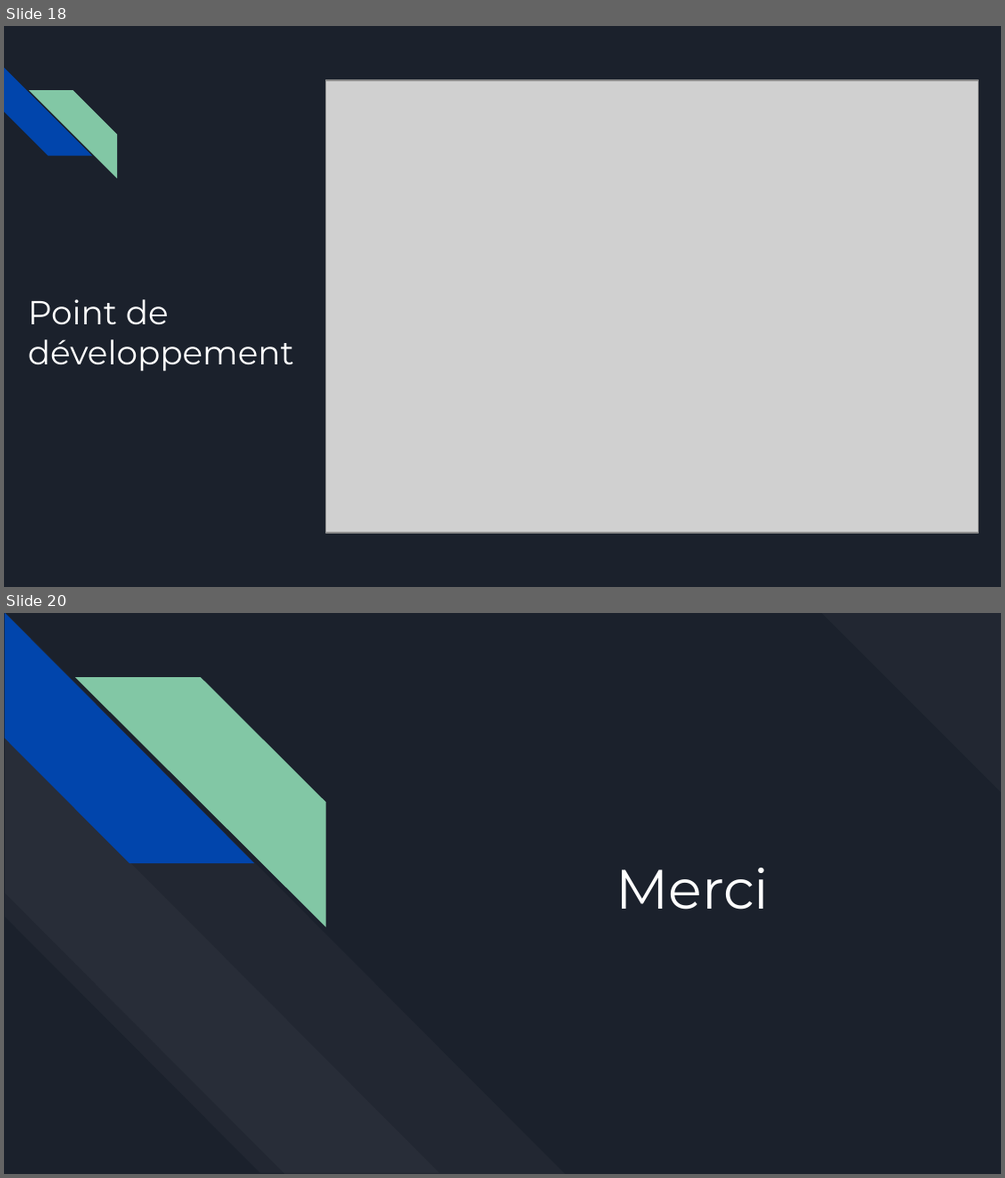
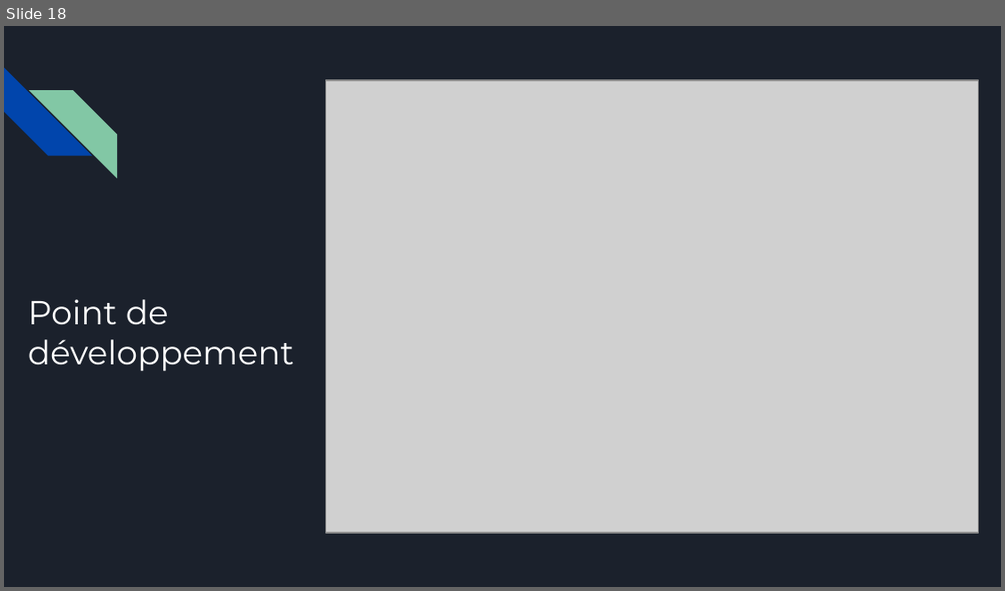
Before and after one commit to cyrilmarceau/Bigscreen, a slide deck: Présentation oral.pptx. Shown one above the other, each under a label of ours: slides 18 and 20 before the commit, slide 18 after it; the slides between them are not shown. The pictures are 1005x1178 and 1005x591 pixels, drawn with LibreOffice and Linux fonts; fonts in the diff are those of the drawing; grey boxes stand for pictures. Boxes give left, top, right and bottom in pixels: in the first picture for what was removed or moved away, otherwise in the second. Text is boxed around its words. In the diff, an @@ line names an element or a change of style, - is before the commit and + after.

```diff
--- a/Présentation oral.pptx
+++ b/Présentation oral.pptx
@@ slide 20 removed at [4, 613, 1001, 1174], background #1B212C @@
@@ diag stripe removed at [821, 613, 1001, 793] @@
@@ group removed at [4, 614, 566, 1173]: 4 diag stripes @@
@@ title removed at [615, 868, 769, 909] @@
-Merci
```
Also in this commit, not shown: 5 slides changed, 2 slides added, 1 other file.
